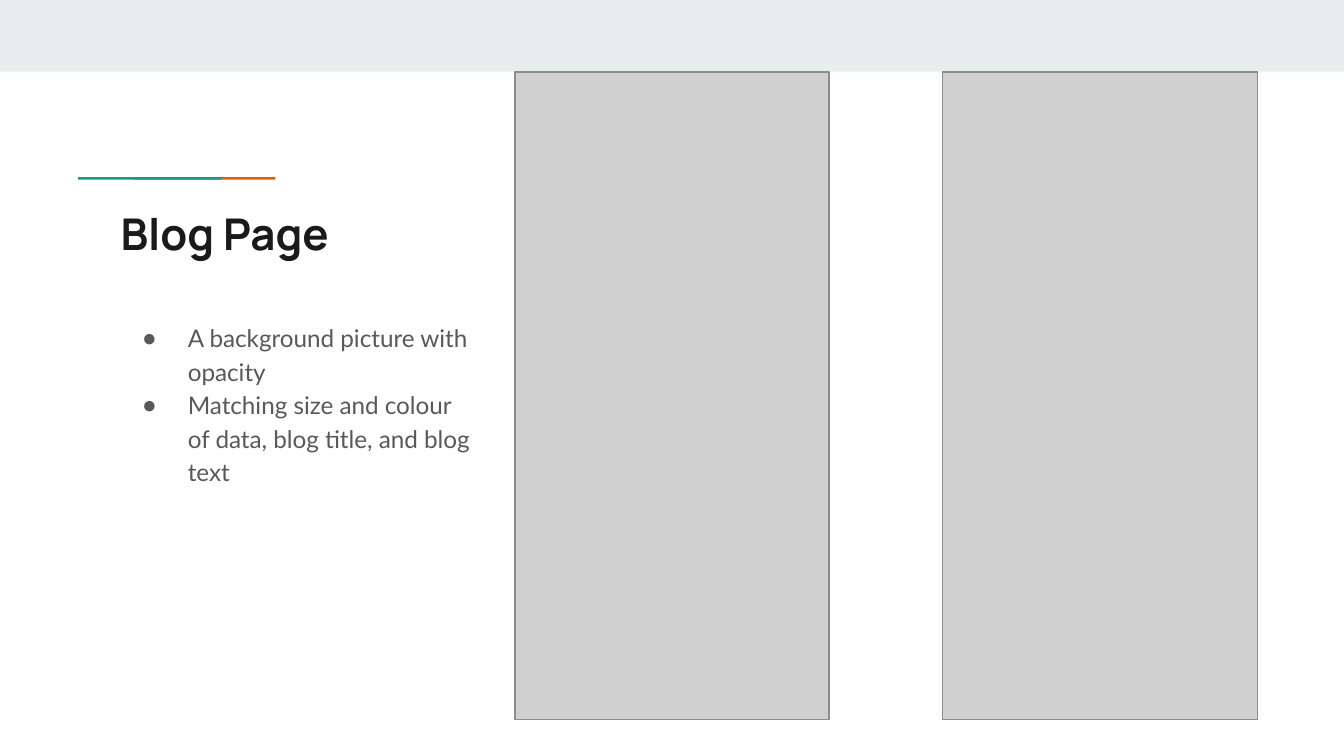
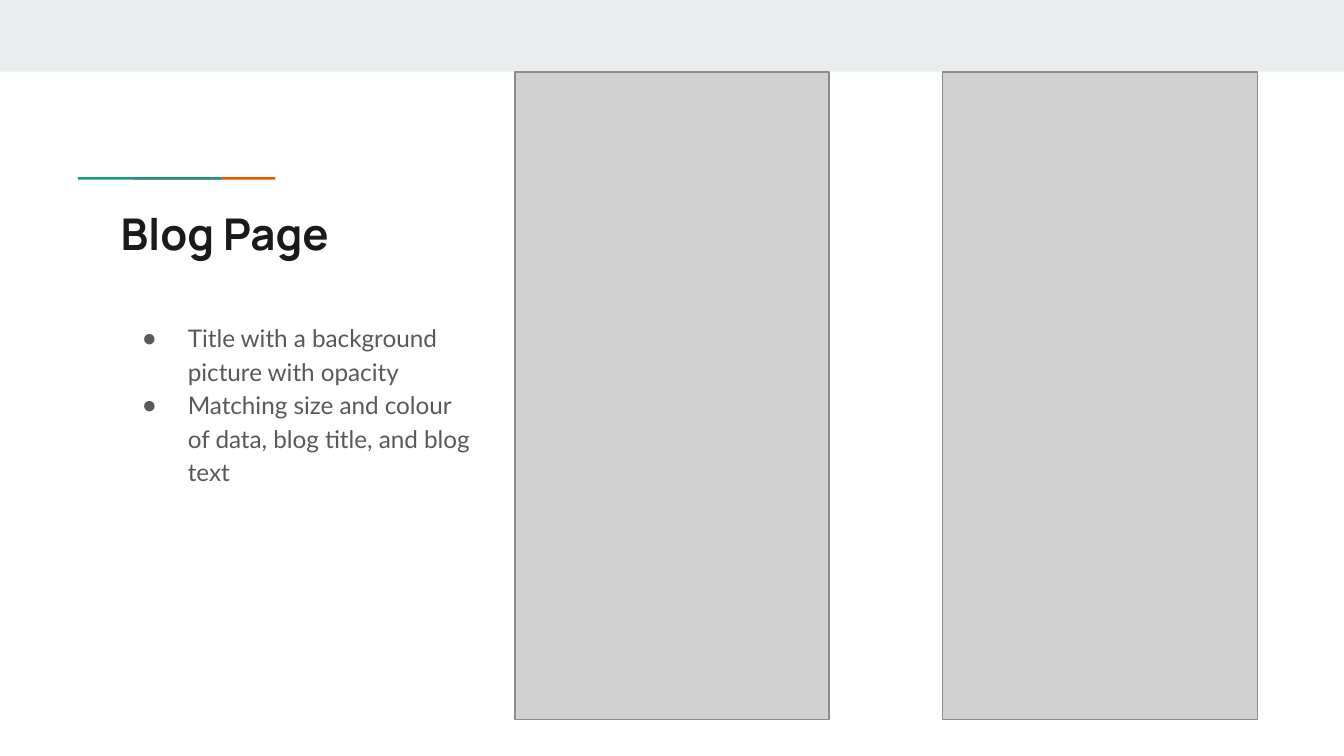
Before and after one commit to Jazz0006/Jazz0006.github.io, a slide deck: slide 14 of ppt/Slide.pptx. Drawn at 1344x756 pixels with LibreOffice and Linux fonts; fonts in the diff are those of the drawing; grey boxes stand for pictures. Boxes give left, top, right and bottom in pixels: in the first picture for what was removed or moved away, otherwise in the second. Text is boxed around its words. In the diff, an @@ line names an element or a change of style, - is before the commit and + after.

```diff
--- a/ppt/Slide.pptx
+++ b/ppt/Slide.pptx
@@ text at (188, 329, 437, 385): text changed @@
-● A background picture with opacity
+● Title with a background picture with opacity
```
Also in this commit, not shown: 5 other slides changed, 1 slide added, 1 slide removed, 12 other files.
